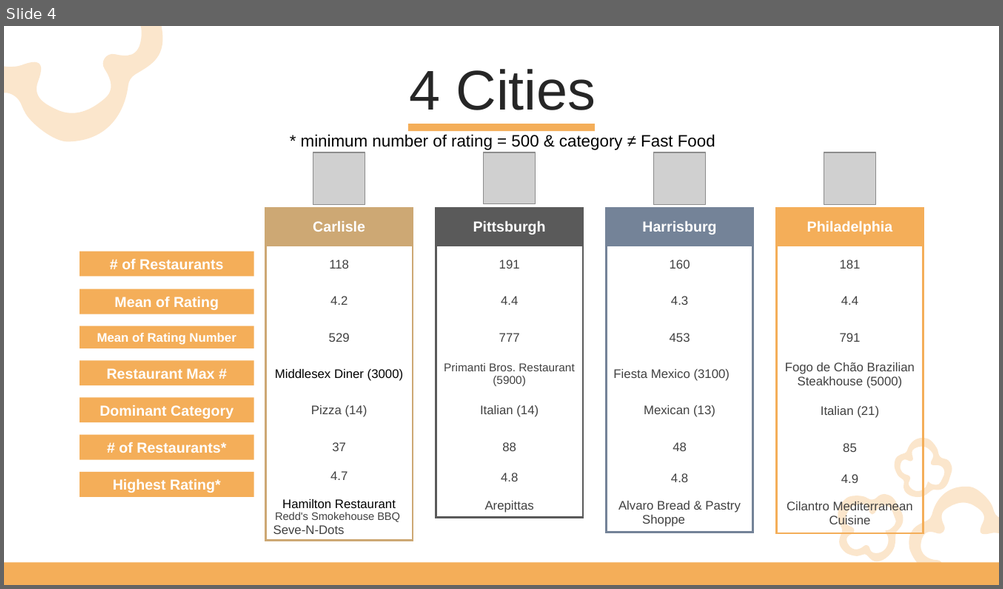
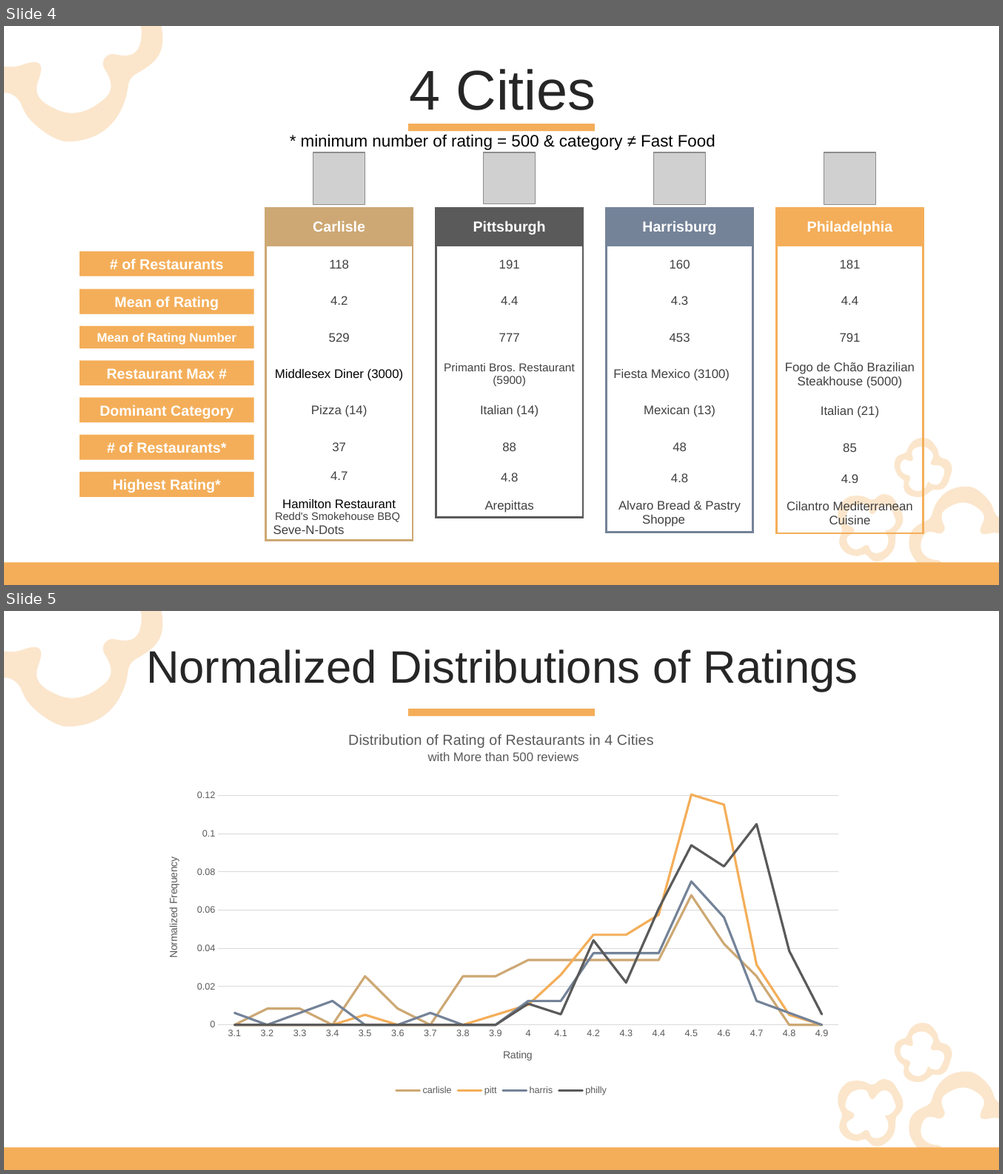
Before and after one commit to ernbilen/Data400_Spring23, a slide deck: Zimeng/Data400 ZimengLiu.pptx. Shown one above the other, each under a label of ours: slide 4 before the commit, slides 4 and 5 after it. The pictures are 1003x589 and 1003x1174 pixels, drawn with LibreOffice and Linux fonts; fonts in the diff are those of the drawing; grey boxes stand for pictures. Boxes give left, top, right and bottom in pixels: in the first picture for what was removed or moved away, otherwise in the second. Text is boxed around its words. In the diff, an @@ line names an element or a change of style, - is before the commit and + after.

```diff
--- a/Zimeng/Data400 ZimengLiu.pptx
+++ b/Zimeng/Data400 ZimengLiu.pptx
@@ slide 5 added at bbox=[4, 611, 999, 1170], background #FFFFFF; not listed: 6 template elements that a slide beside it also shows @@
@@ text added at bbox=[146, 647, 858, 692], 44 pt, text #262626 @@
+Normalized Distributions of Ratings
@@ line chart added at bbox=[151, 717, 852, 1099] @@
+title "Distribution of Rating of Restaurants in 4 Cities  with More than 500 reviews "
+categories: 3.1, 3.2, 3.3, 3.4, 3.5, 3.6, 3.7, 3.8, 3.9, 4, 4.0999999999999996, 4.2, 4.3, 4.4000000000000004, 4.5, 4.5999999999999996, 4.7, 4.8, 4.9000000000000004
+carlisle: 0, 0.008, 0.008, 0, 0.025, 0.008, 0, 0.025, 0.025, 0.034, 0.034, 0.034, 0.034, 0.034, 0.068, 0.042, 0.025, 0, 0
+pitt: 0, 0, 0, 0, 0.005, 0, 0, 0, 0.005, 0.01, 0.026, 0.047, 0.047, 0.058, 0.12, 0.115, 0.031, 0.005, 0
+harris: 0.006, 0, 0.006, 0.013, 0, 0, 0.006, 0, 0, 0.013, 0.013, 0.037, 0.037, 0.037, 0.075, 0.056, 0.013, 0.006, 0
+philly: 0, 0, 0, 0, 0, 0, 0, 0, 0, 0.011, 0.006, 0.044, 0.022, 0.061, 0.094, 0.083, 0.105, 0.039, 0.006
```
Also in this commit, not shown: 3 slides changed, 3 other slides added, 1 slide removed.
